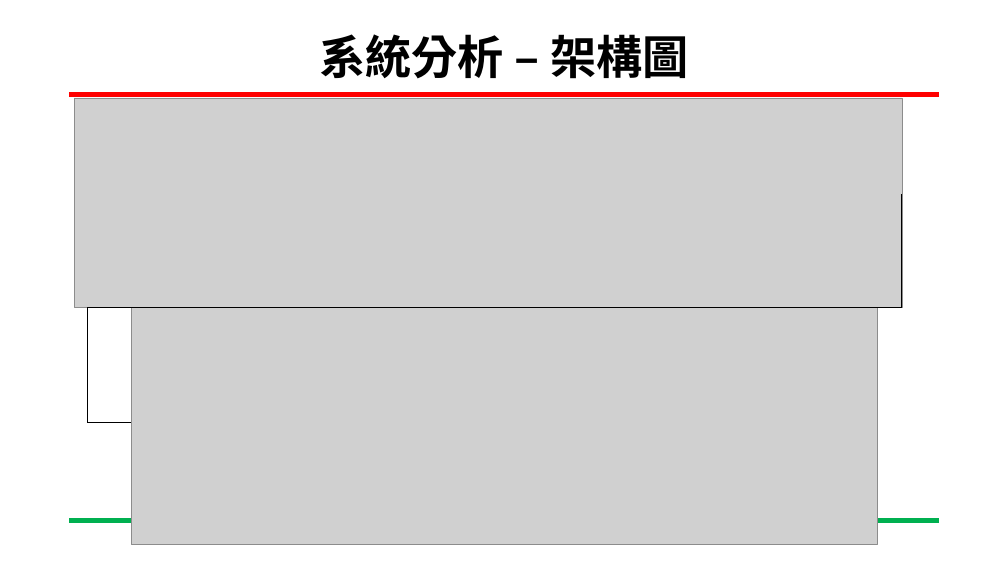
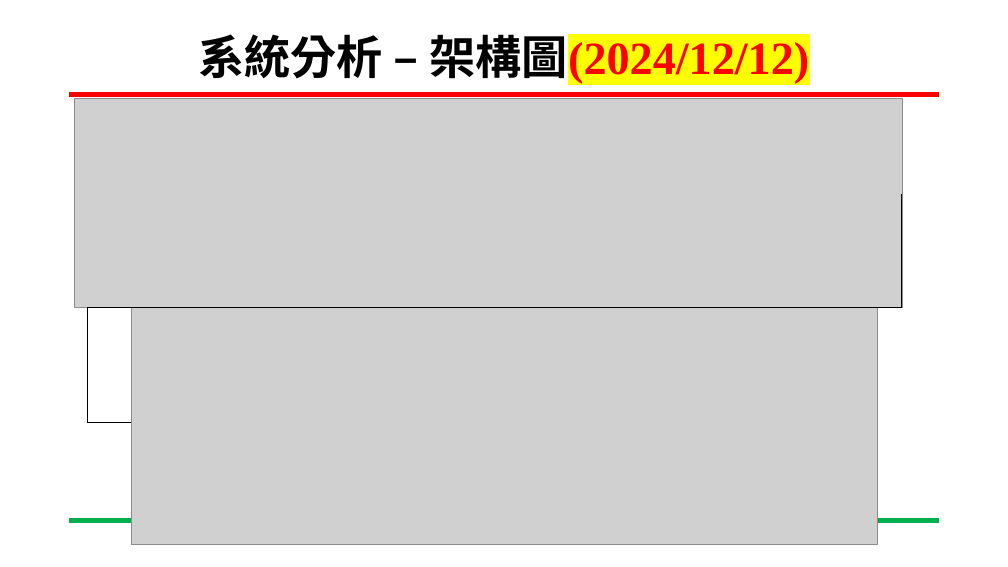
Before and after one commit to xup6tp6u4/pedestrian-detection, a slide deck: slide 7 of 嵌入式影像處理1212進度報告.pptx. Drawn at 1008x567 pixels with LibreOffice and Linux fonts; fonts in the diff are those of the drawing; grey boxes stand for pictures; background and template pictures are left out. Boxes give left, top, right and bottom in pixels: in the first picture for what was removed or moved away, otherwise in the second. Text is boxed around its words. In the diff, an @@ line names an element or a change of style, - is before the commit and + after.

```diff
--- a/嵌入式影像處理1212進度報告.pptx
+++ b/嵌入式影像處理1212進度報告.pptx
@@ title at (x1=198, y1=27, x2=809, y2=86): text changed; text colour #000000 to #FF0000 @@
-系統分析 – 架構圖
+系統分析 – 架構圖(2024/12/12)
```
Also in this commit, not shown: 3 other slides changed.
